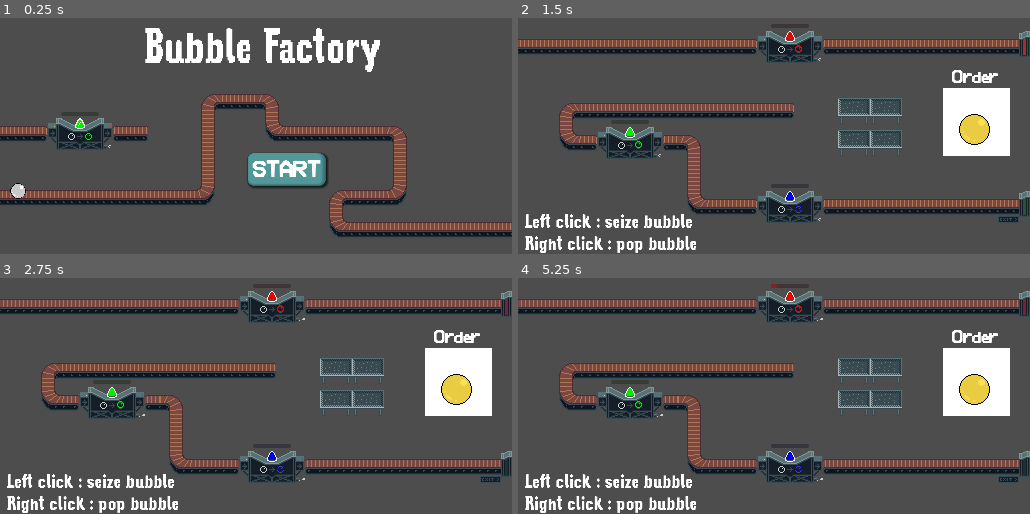
Above: before the commit, frames 1-4 (two rows, left to right).
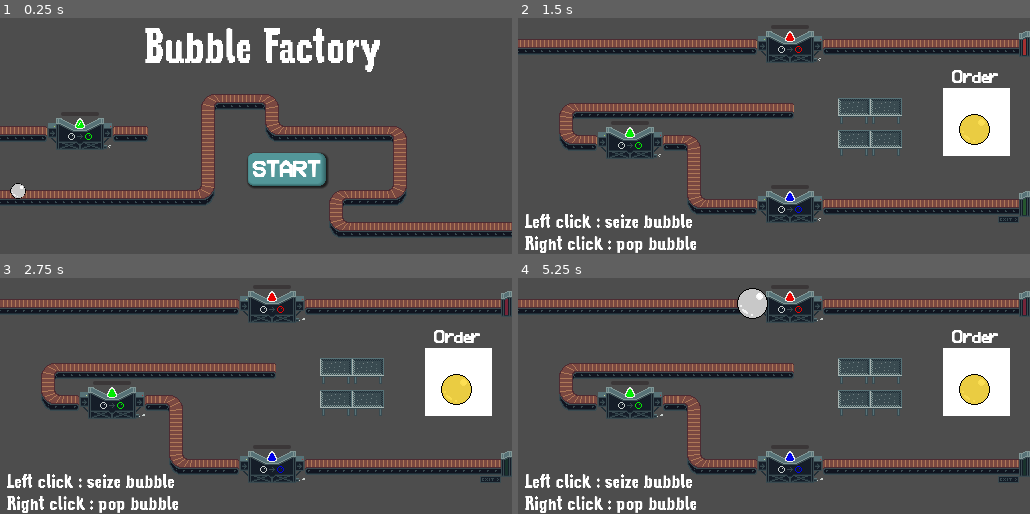
Above: after the commit, the same moments.

Repository: rems64/BubbleAssembly
Game: Godot game, scene res://bienvenue.tscn
Two runs of this game, one before a commit and one after it. Both use one fixed random seed, a clock stepped at 60 frames per second and the inputs below.
Inputs (mouse positions are in pixels of both pictures, inside the frame that each line leads up to):
- Up to frame 1 (0.25 s): no input
- Up to frame 2 (1.5 s): click "START" at 0.5 s; move the mouse to (886, 112) at 1.27 s; click (886, 112) at 1.42 s
- Up to frame 3 (2.75 s): move the mouse to (153, 398) at 2.02 s; click (153, 398) at 2.17 s
- Up to frame 4 (5.25 s): move the mouse to (825, 329) at 2.77 s; click (825, 329) at 2.92 s; move the mouse to (579, 301) at 3.52 s; click (579, 301) at 3.67 s; move the mouse to (927, 424) at 4.27 s; click (927, 424) at 4.42 s; move the mouse to (620, 346) at 5.02 s; click (620, 346) at 5.17 s

The runs differ from the first frame. In frame 2, 0.1% of the frame differs, in the area x 21-56%, y 5-83%; in frame 3, 0.1%; in frame 4, 0.7%, in the area x 21-56%, y 2-83%.
Error after the commit: Invalid access to property or key 'color' on a base object of type 'Node2D'. (res://overlay_control.gd:5)

Commit message:
change how color_changer is handled

Diff:
--- a/color_changer.gd
+++ b/color_changer.gd
@@ -6,7 +6,7 @@
 
 @onready var area_in: Area2D = $"Area In"
 @onready var area_out: Area2D = $"Area Out"
-@onready var progress_bar: ProgressBar = $ProgressBar
+@onready var progress_bars: VBoxContainer = $VBoxContainer
 
 var processing_bubbles = []
 
@@ -14,6 +14,7 @@
 func _ready() -> void:
 	pass # Replace with function body.
 
+signal spawn_bubble
 
 # Called every frame. 'delta' is the elapsed time since the previous frame.
 func _process(delta: float) -> void:
@@ -23,8 +24,13 @@
 			if bubble[0] == null:
 				processing_bubbles.erase(bubble)
 				continue
-			bubble[0].reparent(get_tree().get_current_scene())
-			var bub = bubble[0].get_child(0);
+			var scene = preload("res://bubulle.tscn")
+			var scene_instance = scene.instantiate()
+			scene_instance.set_name("scene")
+			get_tree().get_current_scene().add_child(scene_instance)
+			var bub = scene_instance.get_child(0);
+			scene_instance.global_position = area_out.global_position
+			bub.modulate = bubble[0]
 			if (bub.modulate == Color.DIM_GRAY):
 				pass
 			elif (bub.modulate == Color.WHITE):
@@ -33,30 +39,31 @@
 				bub.modulate = Color(min(bub.modulate.r+color.r, 1), min(bub.modulate.g+color.g, 1), min(bub.modulate.b+color.b, 1))
 				if (bub.modulate == Color.WHITE):
 					bub.modulate = Color.DIM_GRAY #Color.BLACK
-			bubble[0].show();
-			bubble[0].currently_processed = false
-			bubble[0].collision_layer = bubble[3]
 			processing_bubbles.erase(bubble)
-			progress_bar.value = 0.
+			bubble[3].value = 0.
+			bubble[3].queue_free()
+			spawn_bubble.emit()
+
 		else:
 			bubble[1] -= delta
-			progress_bar.value = 100.*(1-bubble[1]/bubble[2])
+			bubble[3].value = 100.*(1-bubble[1]/bubble[2])
 
 func _on_area_in_body_entered(body: Node2D) -> void:
 	if (body is RigidBody2D):
 		if body.held || body.in_held_block || body.currently_processed:
 			return
-		for bubble in processing_bubbles:
-			if bubble[0]==body:
-				return
 
 		var duration = randf_range(process_duration-process_duration_random, process_duration+process_duration_random)
 		#body.reparent(self)
-
-		processing_bubbles.push_back([body, duration, duration, body.collision_layer])
+		var pb = ProgressBar.new()
+		pb.show_percentage = false
+		pb.modulate = color
+		progress_bars.add_child(pb)
+		processing_bubbles.push_back([body.get_child(0).modulate, duration, duration, pb])
 		var dp = 1.5*(area_out.global_position - area_in.global_position)
-		body.position += dp
-		#body.freeze = true;
-		body.hide()
-		body.collision_layer = 0
-		body.currently_processed = true
+		body.free()
+		#body.position += dp
+		##body.freeze = true;
+		#body.hide()
+		#body.collision_layer = 0
+		#body.currently_processed = true
--- a/level01.tscn
+++ b/level01.tscn
@@ -130,16 +130,19 @@
 tile_set = ExtResource("1_0rjcl")
 
 [node name="ColorChanger" parent="." instance=ExtResource("5_si668")]
-position = Vector2(272, 48)
+position = Vector2(272, 49)
 color = Color(1, 0, 0, 1)
+process_duration_random = 0.0
 
 [node name="ColorChanger2" parent="." instance=ExtResource("5_si668")]
-position = Vector2(112, 144)
+position = Vector2(112, 145)
 color = Color(0, 1, 0, 1)
+process_duration_random = 0.0
 
 [node name="ColorChanger3" parent="." instance=ExtResource("5_si668")]
-position = Vector2(272, 208)
+position = Vector2(272, 209)
 color = Color(0, 0, 1, 1)
+process_duration_random = 0.0
 
 [node name="Path2D" type="Path2D" parent="."]
 visible = false
@@ -226,6 +229,7 @@
 stream = ExtResource("13_0o5o2")
 autoplay = true
 
+[connection signal="spawn_bubble" from="ColorChanger" to="." method="_on_spawn_point_spawn_bubble"]
 [connection signal="spawn_bubble" from="SpawnPoint" to="." method="_on_spawn_point_spawn_bubble"]
 
 [editable path="Conveyor"]
--- a/overlay_control.gd
+++ b/overlay_control.gd
@@ -2,4 +2,4 @@
 extends ProgressBar
 
 func _process(delta):
-	modulate = get_parent().color
+	modulate = get_parent().get_parent().color
Not shown: 1 places in level01.tscn that only renumber resources
